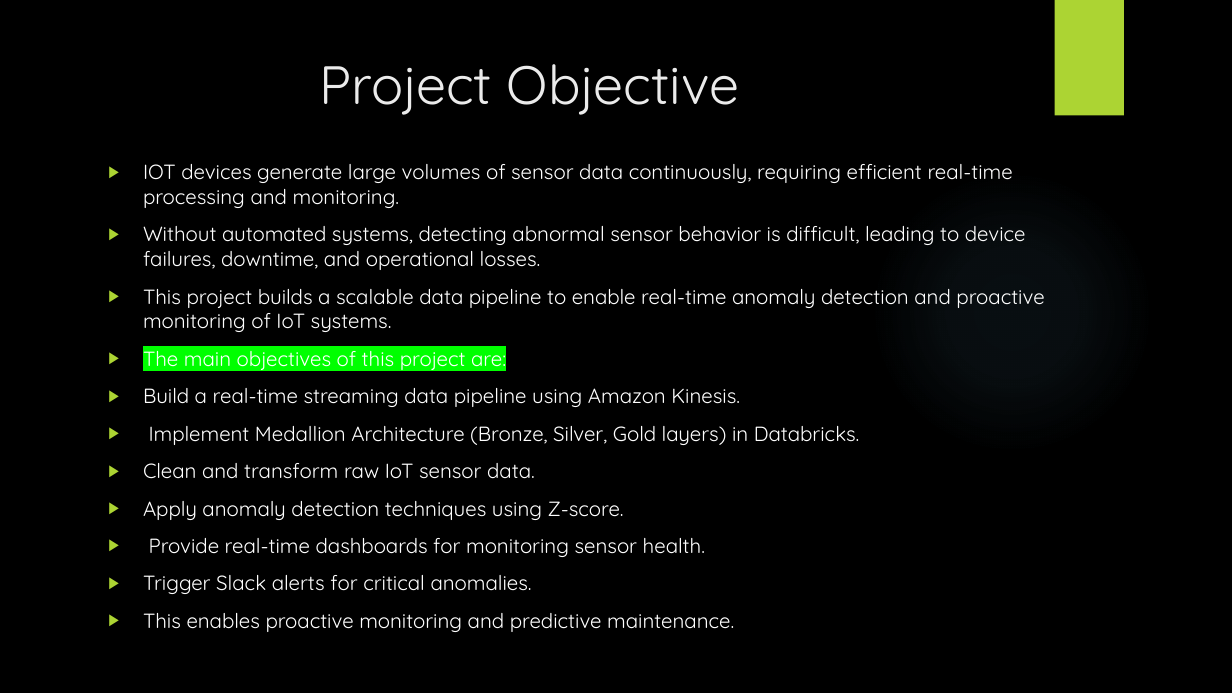
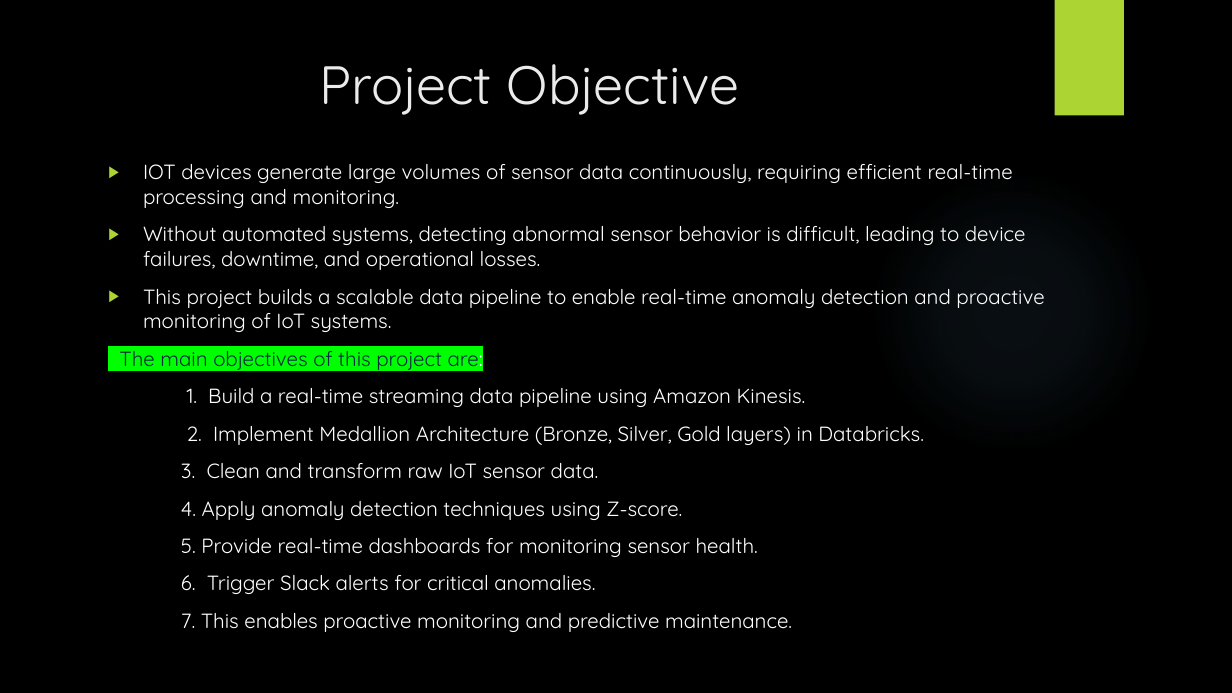
Before and after one commit to Mahendermaahi/-IoT-Sensor-Anomaly-Detection-Pipeline, a slide deck: slide 2 of Iot sensor anomoly detetction.pptx. Drawn at 1232x693 pixels with LibreOffice and Linux fonts; fonts in the diff are those of the drawing; background and template pictures are left out. Boxes give left, top, right and bottom in pixels: in the first picture for what was removed or moved away, otherwise in the second. Text is boxed around its words. In the diff, an @@ line names an element or a change of style, - is before the commit and + after.

```diff
--- a/Iot sensor anomoly detetction.pptx
+++ b/Iot sensor anomoly detetction.pptx
@@ text at [119,345,483,370]: text colour #FFFFFF to #072A40 in "The main objectives of this project are:"; bullet ▶ to none @@
@@ text at [181,388,924,632]: text changed @@
-▶ Build a real-time streaming data pipeline using Amazon Kinesis.
-▶ Implement Medallion Architecture (Bronze, Silver, Gold layers) in Databricks.
-▶ Clean and transform raw IoT sensor data.
-▶ Apply anomaly detection techniques using Z-score.
-▶ Provide real-time dashboards for monitoring sensor health.
-▶ Trigger Slack alerts for critical anomalies.
-▶ This enables proactive monitoring and predictive maintenance.
+1. Build a real-time streaming data pipeline using Amazon Kinesis.
+2. Implement Medallion Architecture (Bronze, Silver, Gold layers) in Databricks.
+3. Clean and transform raw IoT sensor data.
+4. Apply anomaly detection techniques using Z-score.
+5. Provide real-time dashboards for monitoring sensor health.
+6. Trigger Slack alerts for critical anomalies.
+7. This enables proactive monitoring and predictive maintenance.
```
Also in this commit, not shown: 2 other slides changed, 4 slides added, 2 slides removed, 16 other files.
